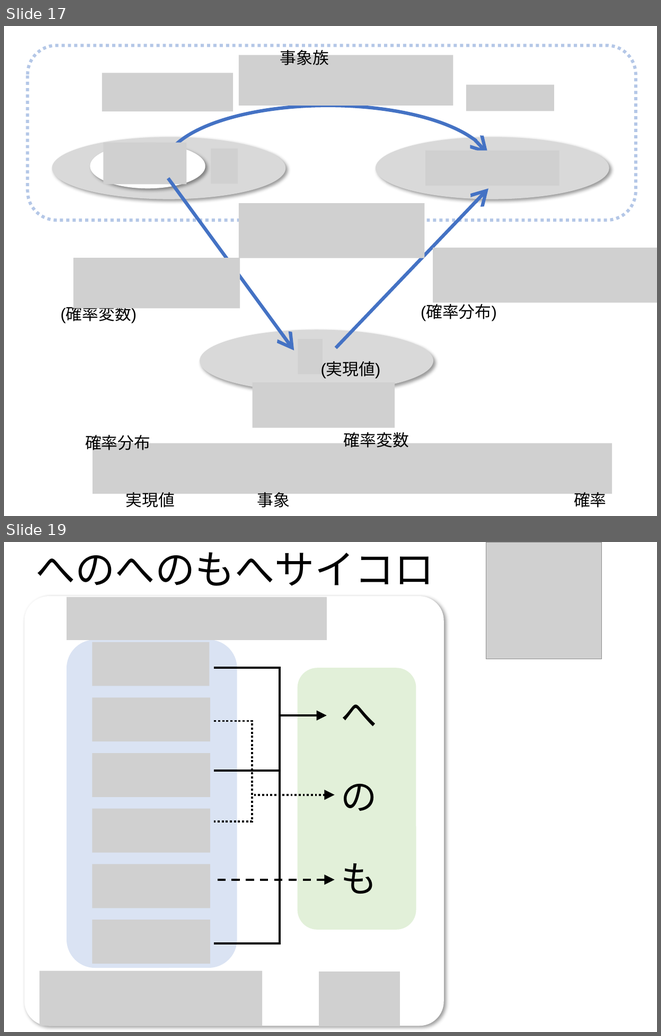
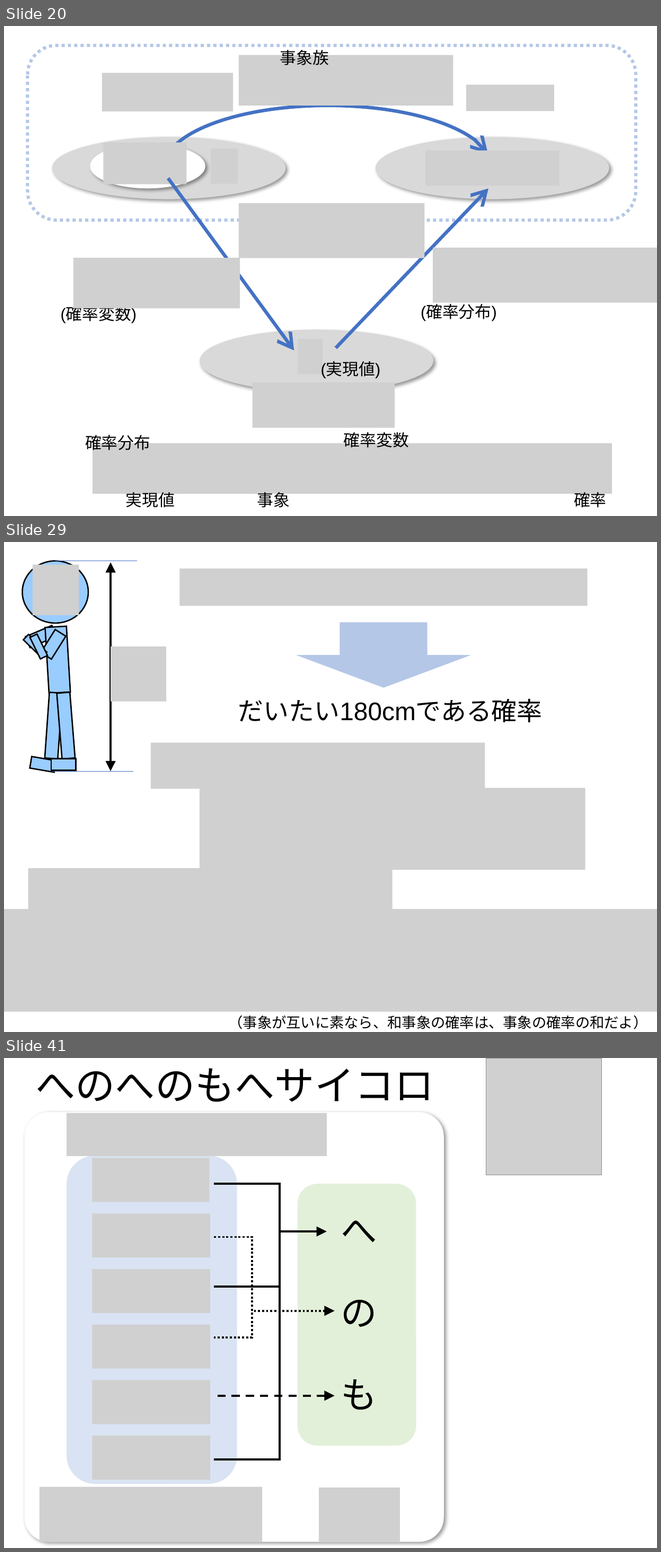
Before and after one commit to kilometer0101/TokyoR79, a slide deck: TokyoR79.pptx. Shown one above the other, each under a label of ours: slides 17 and 19 before the commit, slides 20, 29 and 41 after it; the slides between them are not shown. The pictures are 661x1036 and 661x1552 pixels, drawn with LibreOffice and Linux fonts; fonts in the diff are those of the drawing; grey boxes stand for pictures. Boxes give left, top, right and bottom in pixels: in the first picture for what was removed or moved away, otherwise in the second. Text is boxed around its words. In the diff, an @@ line names an element or a change of style, - is before the commit and + after.

```diff
--- a/TokyoR79.pptx
+++ b/TokyoR79.pptx
@@ slide 29 added at bbox=[4, 542, 657, 1032], background #FFFFFF @@
@@ picture added at bbox=[179, 569, 587, 606] @@
@@ right arrow added at bbox=[296, 623, 471, 688], fill #B4C7E7 @@
@@ group added at bbox=[22, 561, 166, 772]: 9 rectangles, 2 pictures, 2 lines, 1 ellipse, 1 double arrow @@
@@ text added at bbox=[238, 698, 542, 722], 28 pt, text #000000 @@
+だいたい180cmである確率
@@ picture added at bbox=[151, 742, 485, 789] @@
@@ picture added at bbox=[199, 787, 585, 870] @@
@@ picture added at bbox=[28, 868, 392, 914] @@
@@ picture added at bbox=[4, 909, 657, 1012] @@
@@ text added at bbox=[228, 1015, 647, 1029], 16 pt, text #000000 @@
+（事象が互いに素なら、和事象の確率は、事象の確率の和だよ）
@@ what was slide 17 is now slide 20 @@
@@ what was slide 19 is now slide 41 @@
```
Also in this commit, not shown: 8 slides changed, 24 other slides added, 1 slide removed, 2 other files.
